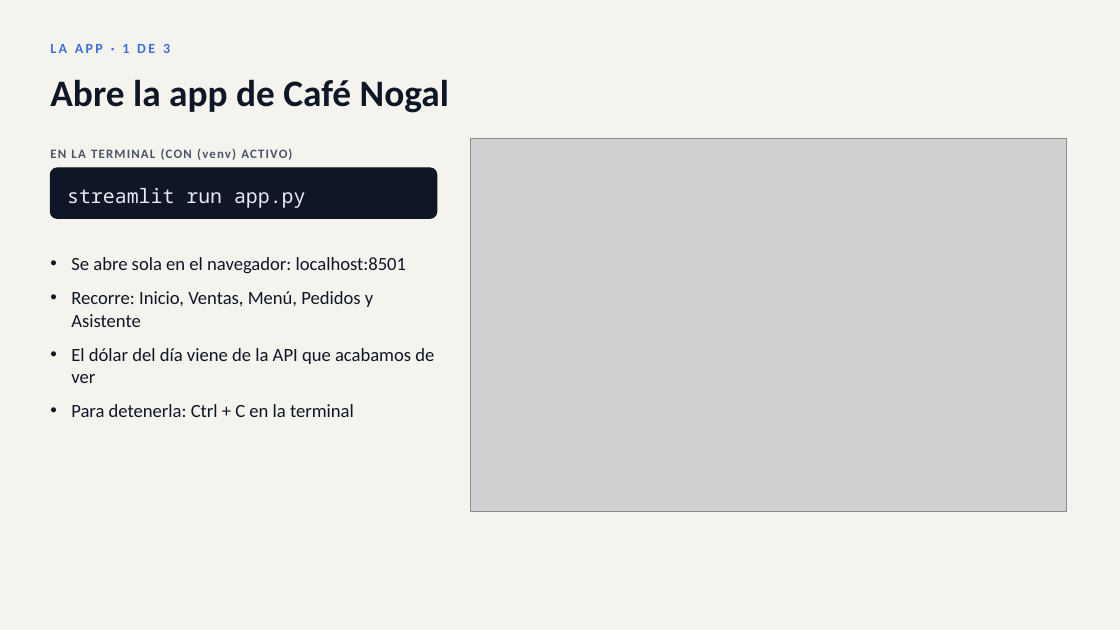
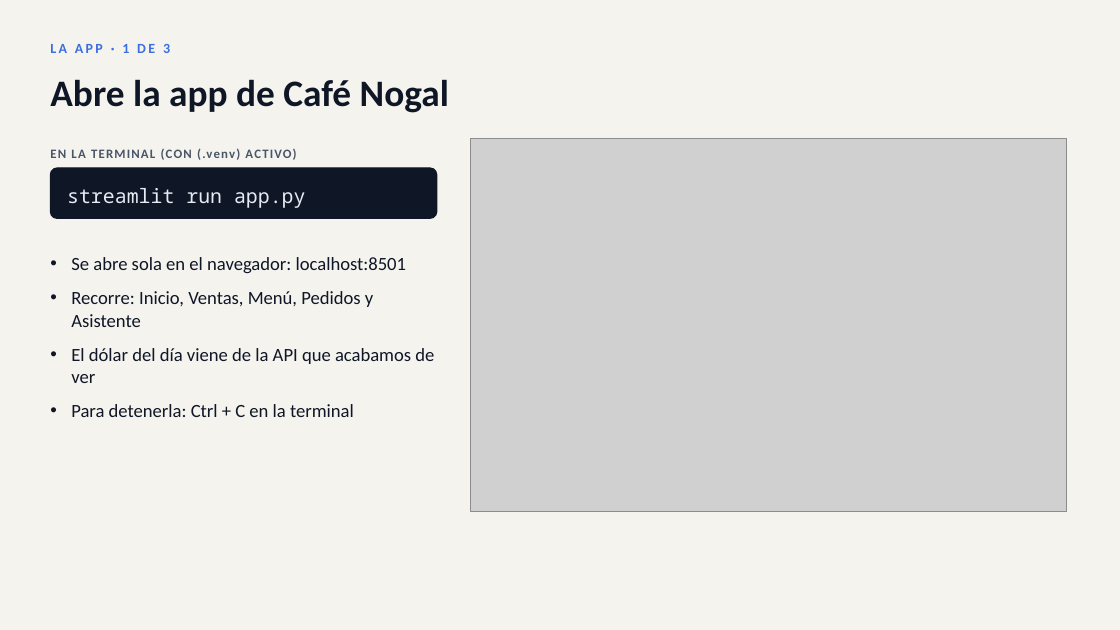
Before and after one commit to Wishard1/AngelDominguez, a slide deck: slide 35 of taller-ia/Implementa_IA_en_tus_sistemas.pptx (slide 34 before the commit). Drawn at 1120x630 pixels with LibreOffice and Linux fonts; fonts in the diff are those of the drawing; grey boxes stand for pictures. Boxes give left, top, right and bottom in pixels: in the first picture for what was removed or moved away, otherwise in the second. Text is boxed around its words. In the diff, an @@ line names an element or a change of style, - is before the commit and + after.

```diff
--- a/taller-ia/Implementa_IA_en_tus_sistemas.pptx
+++ b/taller-ia/Implementa_IA_en_tus_sistemas.pptx
@@ text at <box>50,148,296,160</box>: text changed @@
-EN LA TERMINAL (CON (venv) ACTIVO)
+EN LA TERMINAL (CON (.venv) ACTIVO)
```
Also in this commit, not shown: 14 other slides changed, 2 slides added, 6 other files.
